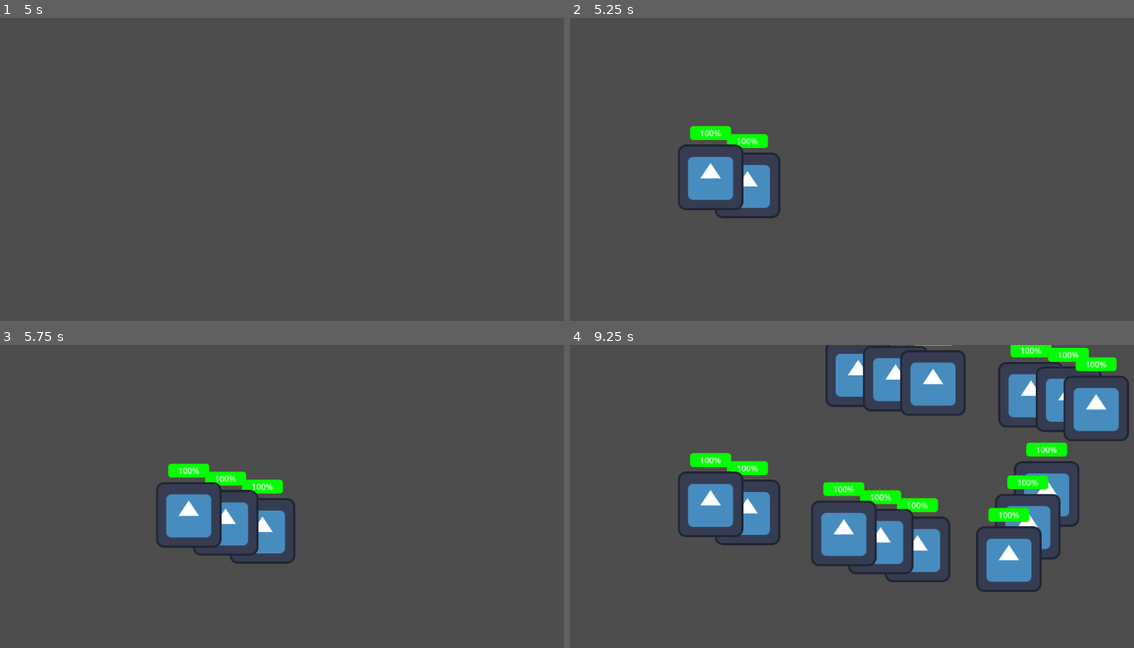
Above: before the commit, frames 1-4 (two rows, left to right).
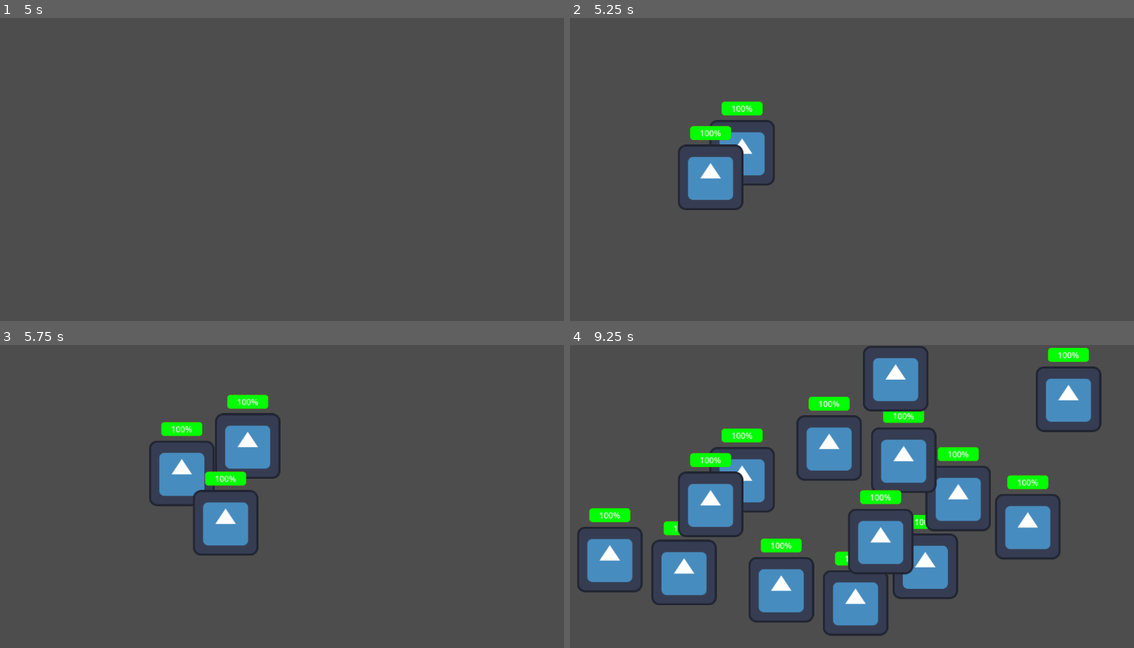
Above: after the commit, the same moments.

Repository: Fxll3n/Defendo
Game: Godot game, scene res://scenes/node_2d.tscn
The game is run twice, just before and just after one commit, with the same random seed, the same clock (stepped at 60 frames per second) and the same inputs. The project has no main scene, so this scene is started directly. The engine's default icon, where the game draws it, is replaced by a stand-in: a white triangle on a blue panel in a dark square.
Inputs:
- Up to frame 1 (5 s): no input
- Up to frame 2 (5.25 s): tap Enter at 5 s
- Up to frame 3 (5.75 s): no input
- Up to frame 4 (9.25 s): no input

Frame 1 is identical in both runs. In frame 2, 1.9% of the frame differs, in the area x 24-38%, y 27-67%; in frame 3, 6.2%; in frame 4, 26%, in the area x 1-100%, y 0-97%.

Commit message:
FInished
Split pathing demo

Diff:
--- a/scenes/node_2d.tscn
+++ b/scenes/node_2d.tscn
@@ -23,7 +23,6 @@
 repeat = 0
 reward = 100
 next_wave_delay = 5.0
-split_paths = false
 
 [sub_resource type="Resource" id="Resource_wcpkw"]
 script = ExtResource("2_vqx6c")
@@ -32,7 +31,6 @@
 repeat = 10
 reward = 400
 next_wave_delay = 1.0
-split_paths = false
 
 [node name="Node2D" type="Node2D"]
 
@@ -46,3 +44,4 @@
 script = ExtResource("1_biiw0")
 waves = Array[ExtResource("2_vqx6c")]([SubResource("Resource_n00fr"), SubResource("Resource_wcpkw")])
 paths = [NodePath("../Path2D"), NodePath("../Path2D2")]
+split_paths = true
--- a/scripts/resources/wave.gd
+++ b/scripts/resources/wave.gd
@@ -6,4 +6,3 @@
 @export var repeat: int = 0
 @export var reward: int = 0
 @export var next_wave_delay: float = 5.0
-@export var split_paths: bool = false
--- a/scripts/units/WaveSpawner.gd
+++ b/scripts/units/WaveSpawner.gd
@@ -3,6 +3,7 @@
 
 @export var waves: Array[Wave] # Array of Wave resources
 @export var paths: Array[Path2D] # Paths for enemy movement
+@export var split_paths: bool = false
 
 var current_wave: int = 0
 
@@ -51,7 +52,11 @@
 		var spawned_entity = entity.instantiate()
 		var path_follower = PathFollow2D.new()
 		# Select a path based on the current wave index
-		var path = paths[current_wave % paths.size()]
+		var path
+		if split_paths:
+			path = paths[entity_id % paths.size()]
+		else:
+			path = paths[current_wave % paths.size()]
 
 		# Add the entity as a child of the selected path
 
